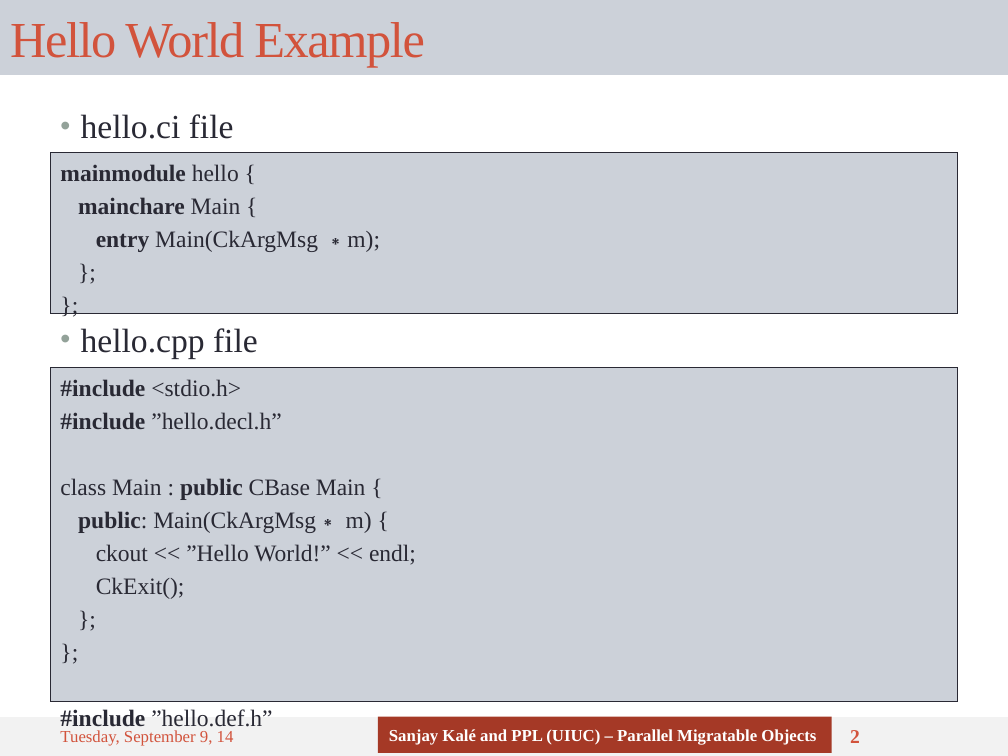
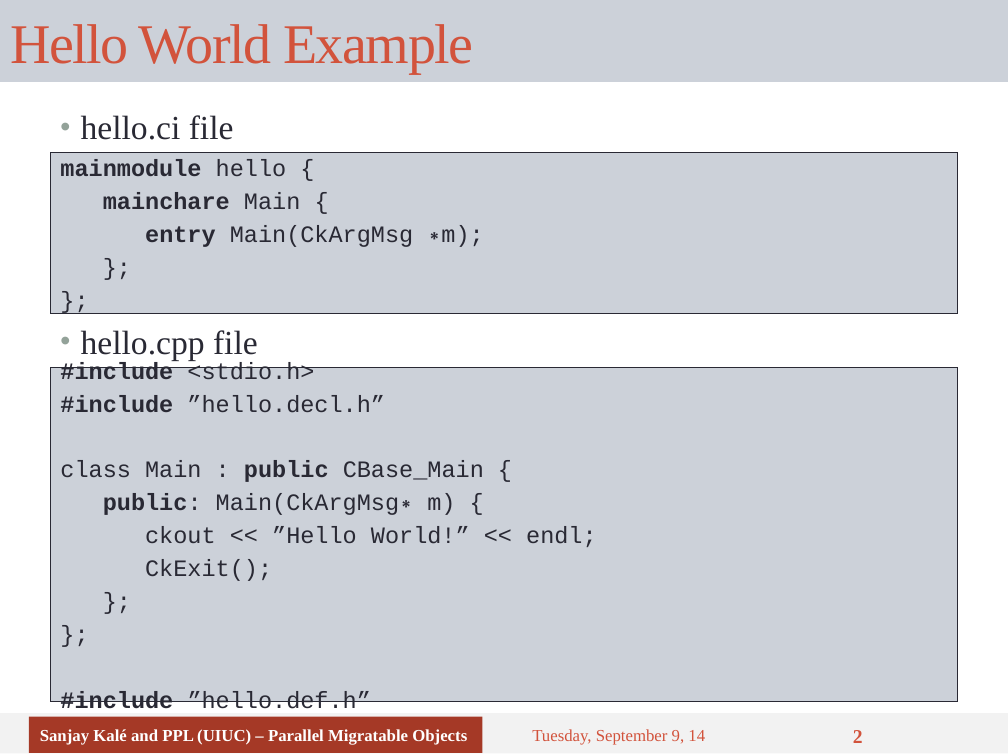
Before and after one commit to UIUC-PPL/charm_tutorial, a slide deck: slide 2 of tutorial-02-hello_world.pptx. Drawn at 1008x756 pixels with LibreOffice and Linux fonts; fonts in the diff are those of the drawing. Boxes give left, top, right and bottom in pixels: in the first picture for what was removed or moved away, otherwise in the second. Text is boxed around its words. In the diff, an @@ line names an element or a change of style, - is before the commit and + after.

```diff
--- a/tutorial-02-hello_world.pptx
+++ b/tutorial-02-hello_world.pptx
@@ title "Hello World Example": place and size @@
-title "Hello World Example" at box(0, 0, 1008, 75)
+title "Hello World Example" at box(0, 0, 1008, 82)
@@ title "Hello World Example" at box(0, 0, 1008, 82): size 36 to 40 pt @@
@@ text "mainmodule hello {" at box(50, 152, 958, 313): font Times New Roman to Courier New; vertical alignment top to middle @@
@@ text "hello.cpp file" at box(81, 330, 258, 360): vertical alignment top to middle @@
@@ text "#include <stdio.h>" at box(50, 368, 958, 702): vertical alignment top to middle @@
@@ text at box(60, 361, 597, 713): font Times New Roman to Courier New in "#include <stdio.h>", "#include ”hello.decl.h”", "public: Main(CkArgMsg∗ m) {", "ckout << ”Hello World!” << endl;" and 4 more places @@
@@ text at box(60, 460, 484, 482): text changed; font Times New Roman to Courier New @@
-class Main : public CBase Main {
+class Main : public CBase_Main {
@@ rectangle: place and size @@
-rectangle at box(0, 718, 1008, 756)
+rectangle at box(0, 714, 1008, 754)
@@ rectangle "Sanjay Kalé and PPL (UIUC) ...": place and size @@
-rectangle "Sanjay Kalé and PPL (UIUC) ..." at box(378, 717, 832, 753)
+rectangle "Sanjay Kalé and PPL (UIUC) ..." at box(29, 717, 483, 753)
@@ text "Tuesday, September 9, 14": place and size @@
-text "Tuesday, September 9, 14" at box(60, 730, 234, 746)
+text "Tuesday, September 9, 14" at box(532, 729, 705, 745)
```
Also in this commit, not shown: 5 other slides changed.
